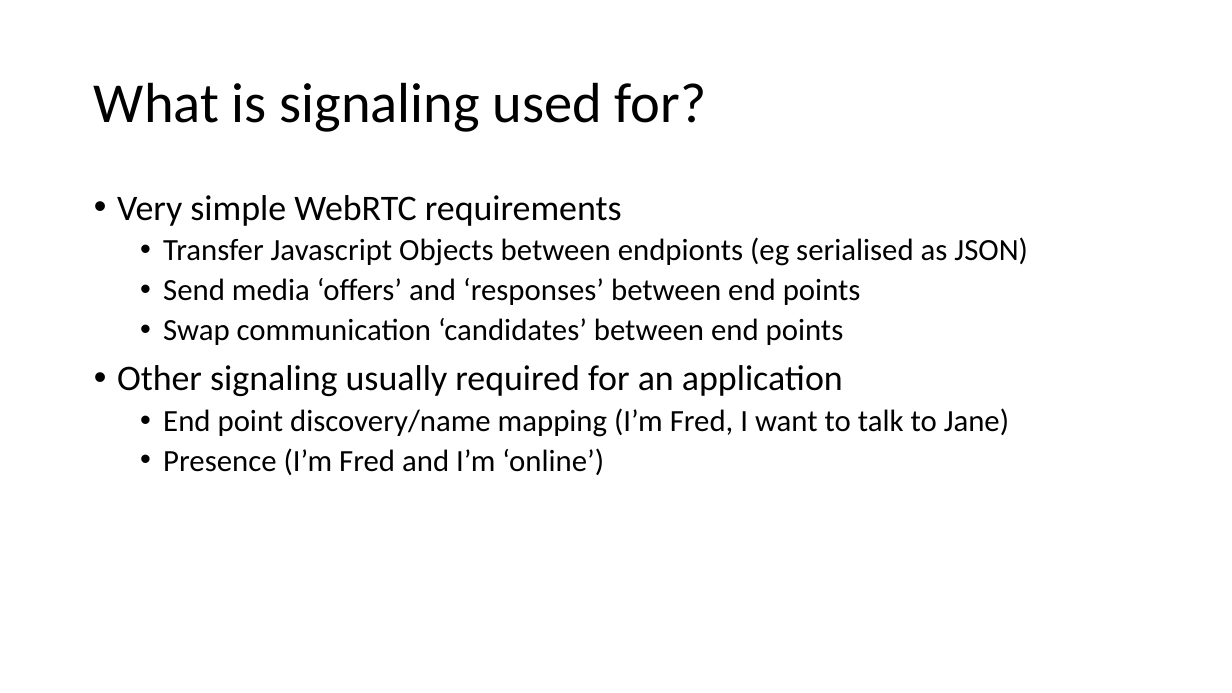
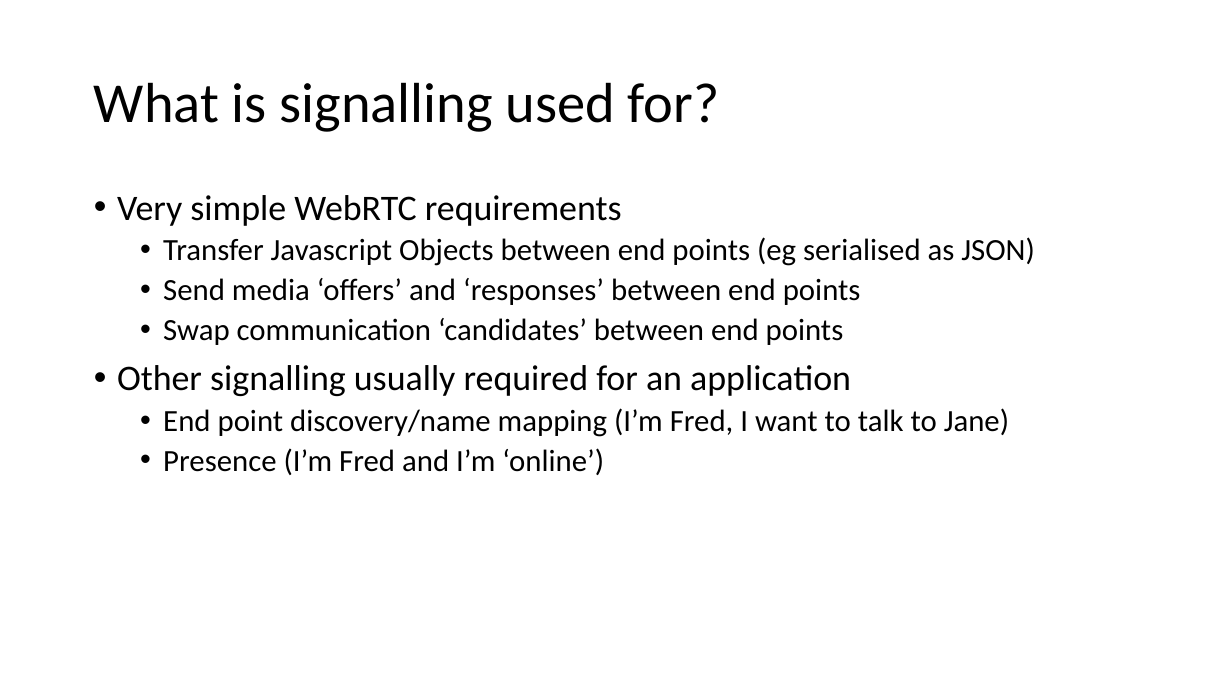
Before and after one commit to ipcortex/fac-workshop-materials, a slide deck: slide 11 of presentations/FAC9 Workshop.pptx. Drawn at 1232x693 pixels with LibreOffice and Linux fonts; fonts in the diff are those of the drawing. Boxes give left, top, right and bottom in pixels: in the first picture for what was removed or moved away, otherwise in the second. Text is boxed around its words. In the diff, an @@ line names an element or a change of style, - is before the commit and + after.

```diff
--- a/presentations/FAC9 Workshop.pptx
+++ b/presentations/FAC9 Workshop.pptx
@@ title at (94, 82, 720, 132): text changed @@
-What is signaling used for?
+What is signalling used for?
@@ text at (163, 237, 1035, 266): text changed @@
-  • Transfer Javascript Objects between endpionts (eg serialised as JSON)
+  • Transfer Javascript Objects between end points (eg serialised as JSON)
@@ text at (117, 365, 851, 396): text changed @@
-• Other signaling usually required for an application
+• Other signalling usually required for an application
```
Also in this commit, not shown: 18 other slides changed, 12 slides added, 6 slides removed, 1 other file.
